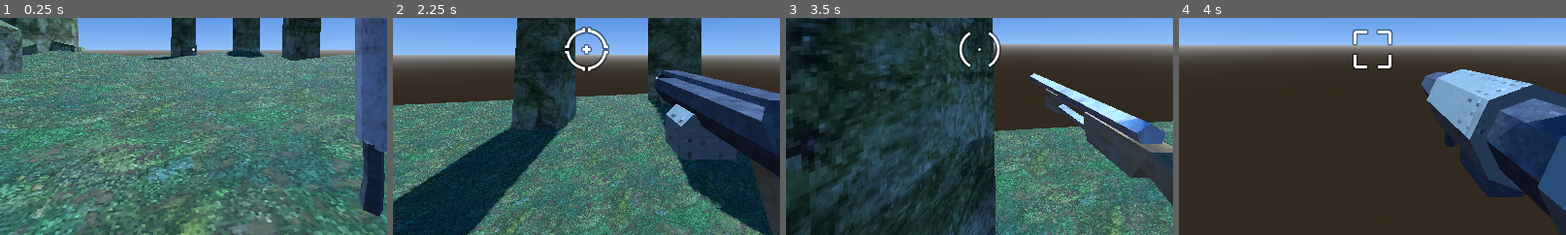
Above: before the commit, frames 1-4 (left to right).
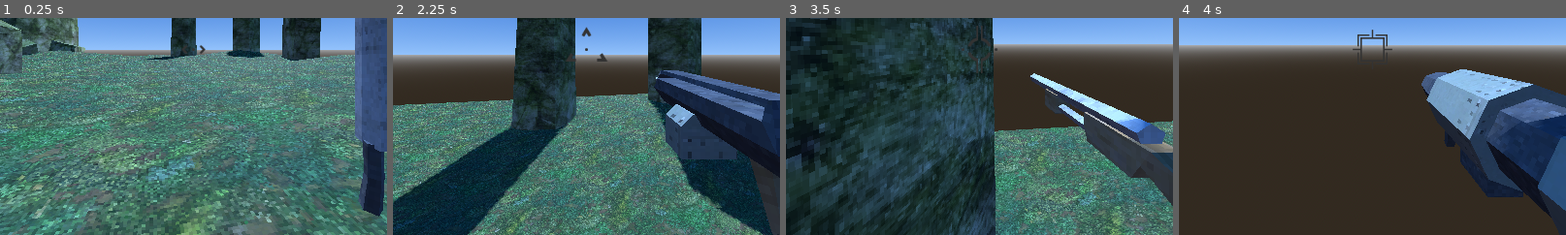
Above: after the commit, the same moments.

Repository: DavidWalshCode/Eldritch-Echoes
Game: Godot game, scene res://levels/level_1.tscn
Same seed, same stepped clock (60 frames per second), same inputs: the game is played once before the commit and once after it.
Inputs (mouse positions are % of the whole screen's width and height, from its top left):
- Up to frame 1 (0.25 s): no input
- Up to frame 2 (2.25 s): tap Enter at 0.5 s; move the mouse to (55, 50) at 0.52 s; press the mouse at (55, 50) at 0.53 s; hold W (move_forwards) from 0.53 s (still down); tap Space (jump) at 0.77, 1.52 s; move the mouse to (45, 50) at 1.27 s; release the mouse at (45, 50) at 1.28 s; tap 1 at 1.35 s; move the mouse to (52, 48) at 2.02 s; tap 2 at 2.1 s
- Up to frame 3 (3.5 s): keep holding W (move_forwards); move the mouse to (49, 52) at 2.77 s; tap 3 at 2.85 s; tap Space (jump) at 3.02 s
- Up to frame 4 (4 s): keep holding W (move_forwards); move the mouse to (57, 51) at 3.52 s; tap 4 at 3.6 s; tap Space (jump) at 3.77 s
The pictures show only the part of the screen within x 25-75%, y 43-93%; the shares and areas given below are measured in that part.

The runs differ from the first frame. In frame 1, less than 0.1% of the frame differs, in the area x 47-54%, y 12-17%; in frame 2, 0.9%; in frame 3, 0.5%; in frame 4, 0.9%, in the area x 44-56%, y 5-24%.

Commit message:
New crosshairs

Diff:
--- a/characters/player/player.tscn
+++ b/characters/player/player.tscn
@@ -11,18 +11,18 @@
 [ext_resource type="PackedScene" uid="uid://cbtf6d7s603ra" path="res://weapons/attackemitters/area_damage_emitter.tscn" id="6_jrgnc"]
 [ext_resource type="PackedScene" uid="uid://nvmmiy60msaq" path="res://weapons/assets/rawweapons/shotgun.glb" id="6_ppfjd"]
 [ext_resource type="PackedScene" uid="uid://cseo8mpaiiufc" path="res://weapons/attackemitters/attack_emitter.tscn" id="7_bs2up"]
-[ext_resource type="Texture2D" uid="uid://caugx3v714q77" path="res://weapons/crosshairs/crosshair001.png" id="8_6pibq"]
 [ext_resource type="PackedScene" uid="uid://dkceu074onyx3" path="res://effects/muzzleflash/muzzle_flash.tscn" id="8_a6f6a"]
 [ext_resource type="PackedScene" uid="uid://dm2b4wrpid53g" path="res://weapons/attackemitters/hit_scan_attack_emitter.tscn" id="8_de1u1"]
+[ext_resource type="Texture2D" uid="uid://bcgjiousj5q8i" path="res://weapons/crosshairs/crosshair013.png" id="8_shnt2"]
 [ext_resource type="PackedScene" uid="uid://cd7ygljv63g7b" path="res://effects/muzzleflash/muzzleflash1.glb" id="9_k8nox"]
 [ext_resource type="PackedScene" uid="uid://cbi2uae24fd3r" path="res://effects/muzzleflash/muzzleflash3.glb" id="11_i3xgg"]
-[ext_resource type="Texture2D" uid="uid://b4uy7f6g3bq3i" path="res://weapons/crosshairs/crosshair065.png" id="12_8u8ct"]
+[ext_resource type="Texture2D" uid="uid://ds8clcnm78r5c" path="res://weapons/crosshairs/crosshair150.png" id="12_65i83"]
 [ext_resource type="PackedScene" uid="uid://qrw2plryhi4p" path="res://weapons/attackemitters/burst_emitter.tscn" id="12_7642p"]
 [ext_resource type="PackedScene" uid="uid://dvih676eskm1v" path="res://weapons/attackemitters/spray_emitter.tscn" id="13_gux8a"]
 [ext_resource type="PackedScene" uid="uid://bc1qcptontamp" path="res://effects/muzzleflash/muzzleflash2.glb" id="16_t5aqn"]
 [ext_resource type="PackedScene" uid="uid://bm64bcj3p4lw5" path="res://weapons/attackemitters/projectile_emitter.tscn" id="17_mbee8"]
-[ext_resource type="Texture2D" uid="uid://dc8s7imd1wp3a" path="res://weapons/crosshairs/crosshair066.png" id="17_o80jd"]
-[ext_resource type="Texture2D" uid="uid://lg4u0xaqktbg" path="res://weapons/crosshairs/crosshair026.png" id="21_qbo7u"]
+[ext_resource type="Texture2D" uid="uid://d5lstyg85dkb" path="res://weapons/crosshairs/crosshair175.png" id="17_uf0m2"]
+[ext_resource type="Texture2D" uid="uid://gwo6t1tt0xd3" path="res://weapons/crosshairs/crosshair177.png" id="21_rtel5"]
 
 [sub_resource type="CapsuleShape3D" id="CapsuleShape3D_xwpu4"]
 
@@ -313,7 +313,7 @@
 grow_horizontal = 2
 grow_vertical = 2
 size_flags_horizontal = 4
-texture = ExtResource("8_6pibq")
+texture = ExtResource("8_shnt2")
 
 [node name="MachineGun" type="Node3D" parent="Camera3D/WeaponManager/Weapons"]
 transform = Transform3D(1, 0, 0, 0, 1, 0, 0, 0, 1, 0, 0, -0.104714)
@@ -356,7 +356,7 @@
 grow_horizontal = 2
 grow_vertical = 2
 size_flags_horizontal = 4
-texture = ExtResource("12_8u8ct")
+texture = ExtResource("21_rtel5")
 
 [node name="Shotgun" type="Node3D" parent="Camera3D/WeaponManager/Weapons"]
 transform = Transform3D(1, 0, 0, 0, 1, 0, 0, 0, 1, 0, 0, 0.0563715)
@@ -404,7 +404,7 @@
 grow_horizontal = 2
 grow_vertical = 2
 size_flags_horizontal = 4
-texture = ExtResource("17_o80jd")
+texture = ExtResource("17_uf0m2")
 
 [node name="RocketLauncher" type="Node3D" parent="Camera3D/WeaponManager/Weapons"]
 script = ExtResource("4_qyhjh")
@@ -444,7 +444,7 @@
 grow_horizontal = 2
 grow_vertical = 2
 size_flags_horizontal = 4
-texture = ExtResource("21_qbo7u")
+texture = ExtResource("12_65i83")
 
 [node name="CharacterMover" parent="." instance=ExtResource("2_k2lt6")]
 jump_force = 15.0
Binary file removed: weapons/crosshairs/crosshair001.png
Binary file added: weapons/crosshairs/crosshair013.png
Not shown, changed: weapons/crosshairs/crosshair013.png.import
Binary file removed: weapons/crosshairs/crosshair026.png
Binary file removed: weapons/crosshairs/crosshair065.png
Binary file removed: weapons/crosshairs/crosshair066.png
Binary file added: weapons/crosshairs/crosshair150.png
Not shown, changed: weapons/crosshairs/crosshair150.png.import
Binary file added: weapons/crosshairs/crosshair175.png
Not shown, changed: weapons/crosshairs/crosshair175.png.import
Binary file added: weapons/crosshairs/crosshair177.png
Not shown, changed: weapons/crosshairs/crosshair177.png.import
